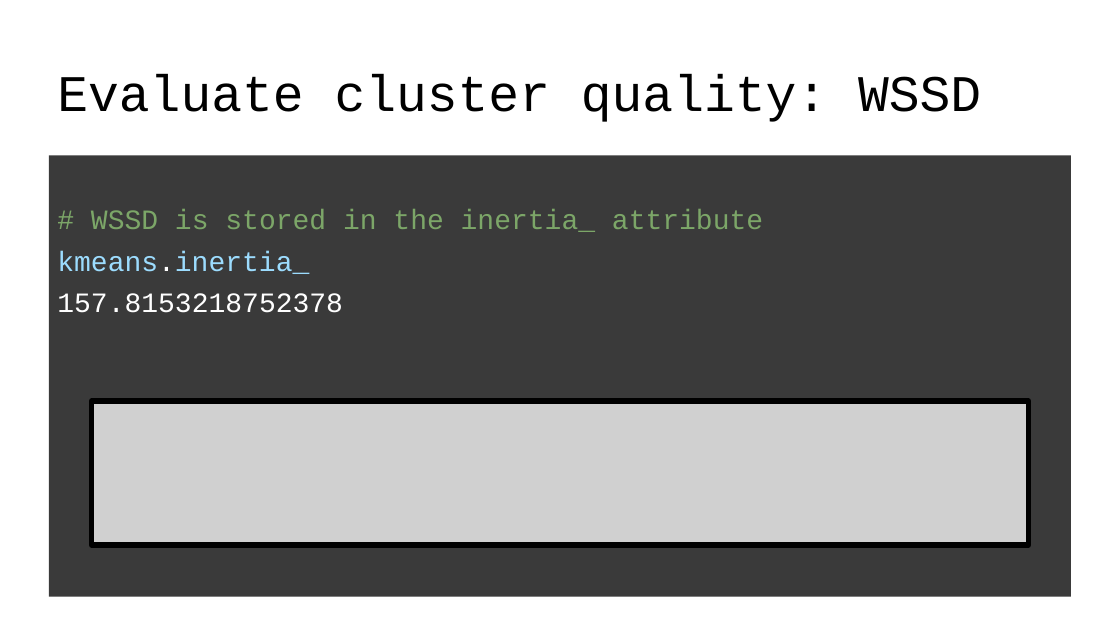
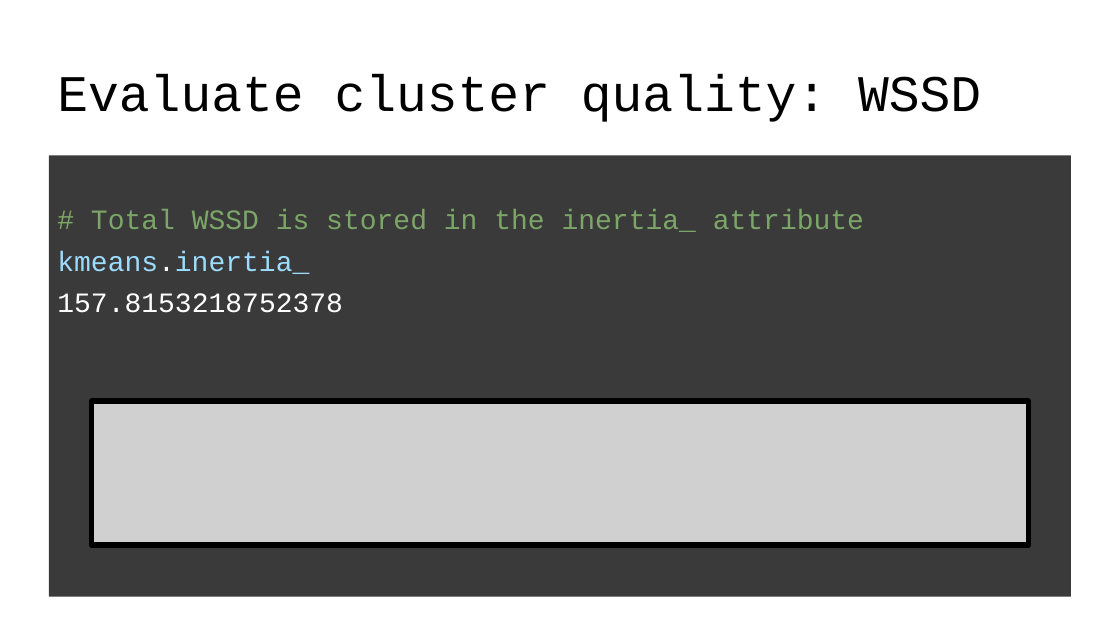
Before and after one commit to juliagallucci/Teaching_demonstrations, a slide deck: slide 26 of slide_decks/Clustering-demo1.pptx. Drawn at 1120x630 pixels with LibreOffice and Linux fonts; fonts in the diff are those of the drawing; grey boxes stand for pictures. Boxes give left, top, right and bottom in pixels: in the first picture for what was removed or moved away, otherwise in the second. Text is boxed around its words. In the diff, an @@ line names an element or a change of style, - is before the commit and + after.

Commit message:
Small typo

```diff
--- a/slide_decks/Clustering-demo1.pptx
+++ b/slide_decks/Clustering-demo1.pptx
@@ text at box(91, 209, 864, 232): text changed @@
-# WSSD is stored in the inertia_ attribute
+# Total WSSD is stored in the inertia_ attribute
```
Also in this commit, not shown: 1 other slide changed.
